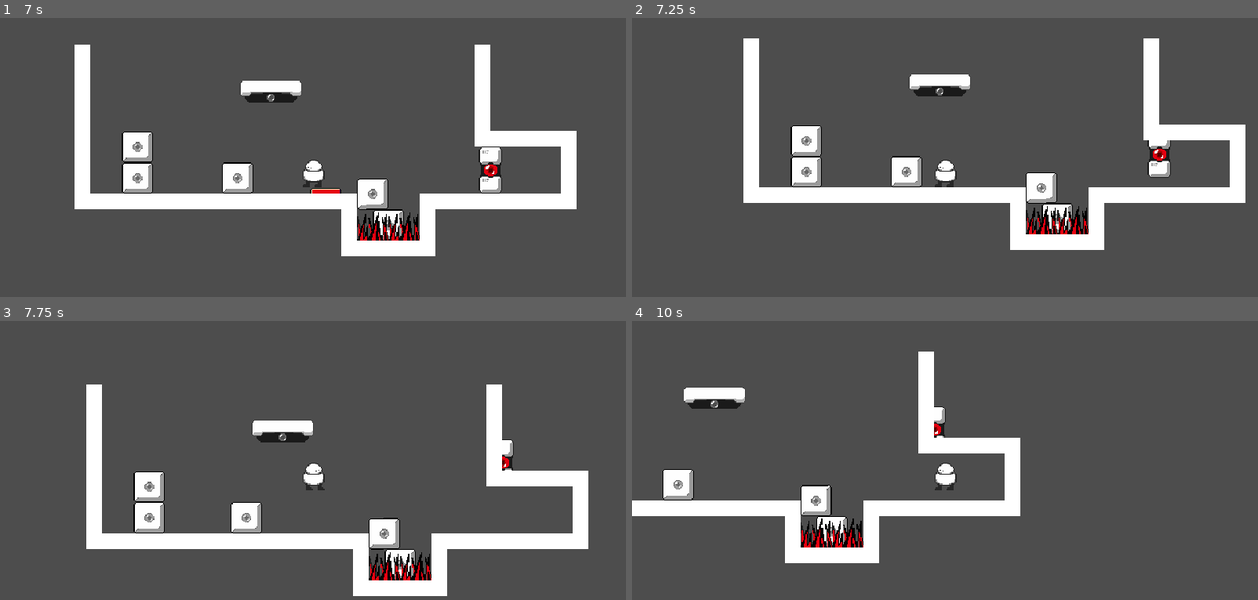
Above: before the commit, frames 1-4 (two rows, left to right).
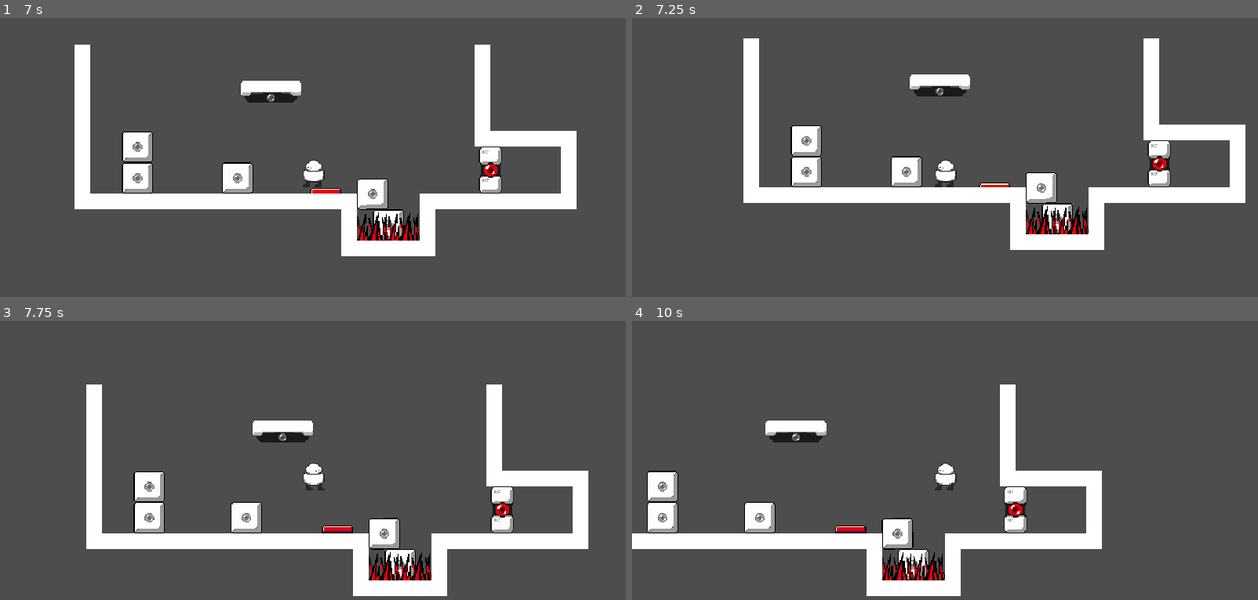
Above: after the commit, the same moments.

Repository: Edmund-Prescott/Insane-O-Odyssey
Game: Godot game, scene res://level scenes/dungeons_1.tscn
The game is run twice, just before and just after one commit, with the same random seed, the same clock (stepped at 60 frames per second) and the same inputs.
Inputs:
- Up to frame 1 (7 s): hold Right (Right) 0.53-2.03 s; tap Space (Jump) at 0.77, 1.52, 3.02, 3.77, 4.52, 6.02, 6.77 s; hold Left (Left) 2.03-2.78 s; hold Right (Right) 2.78-4.28 s; hold Left (Left) 4.28-5.03 s; hold Right (Right) 5.03-5.78 s; hold Left (Left) from 5.78 s (still down)
- Up to frame 2 (7.25 s): keep holding Left (Left)
- Up to frame 3 (7.75 s): release Left (Left) at 7.28 s; hold Right (Right) from 7.28 s (still down); tap Space (Jump) at 7.52 s
- Up to frame 4 (10 s): tap Space (Jump) at 9.02, 9.77 s; release Right (Right) at 9.53 s; hold Left (Left) from 9.53 s (still down)

Frame 1 is identical in both runs. In frame 2, 0.6% of the frame differs, in the area x 55-87%, y 43-61%; in frame 3, 0.9%; in frame 4, 17%, in the area x 0-76%, y 10-99%.

Commit message:
Button Glitch Patch (?)

Diff:
--- a/game/floorbutton.gd
+++ b/game/floorbutton.gd
@@ -17,15 +17,16 @@
 
 func buttonpressed():
 	if is_pushed != true:
+		is_pushed = true
 		animation_player.play("pushed")
 		await animation_player.animation_finished
 		Events.door_open.emit()
-		is_pushed = true
+
 
 
 func _on_detector_body_exited(body):
 	if is_pushed != false:
+		is_pushed = false
 		animation_player.play("unpress")
 		await animation_player.animation_finished
 		Events.door_close.emit()
-		is_pushed = false
--- a/game/floorbutton.tscn
+++ b/game/floorbutton.tscn
@@ -2,6 +2,45 @@
 
 [ext_resource type="Texture2D" uid="uid://dm2cqy2w7x2iq" path="res://assets/game sprites/floorbutton.png" id="1_1i7kd"]
 [ext_resource type="Script" path="res://game/floorbutton.gd" id="1_trlmb"]
+
+[sub_resource type="Animation" id="Animation_px3w1"]
+length = 0.001
+tracks/0/type = "value"
+tracks/0/imported = false
+tracks/0/enabled = true
+tracks/0/path = NodePath("Sprite2D:position")
+tracks/0/interp = 1
+tracks/0/loop_wrap = true
+tracks/0/keys = {
+"times": PackedFloat32Array(0),
+"transitions": PackedFloat32Array(1),
+"update": 0,
+"values": [Vector2(0, -4)]
+}
+tracks/1/type = "value"
+tracks/1/imported = false
+tracks/1/enabled = true
+tracks/1/path = NodePath("CollisionPolygon2D:position")
+tracks/1/interp = 1
+tracks/1/loop_wrap = true
+tracks/1/keys = {
+"times": PackedFloat32Array(0),
+"transitions": PackedFloat32Array(1),
+"update": 0,
+"values": [Vector2(0, 0)]
+}
+tracks/2/type = "value"
+tracks/2/imported = false
+tracks/2/enabled = true
+tracks/2/path = NodePath("Detector/CollisionShape2D:position")
+tracks/2/interp = 1
+tracks/2/loop_wrap = true
+tracks/2/keys = {
+"times": PackedFloat32Array(0),
+"transitions": PackedFloat32Array(1),
+"update": 0,
+"values": [Vector2(0, -5.25)]
+}
 
 [sub_resource type="Animation" id="Animation_3xmac"]
 resource_name = "pushed"
@@ -42,45 +81,6 @@
 "transitions": PackedFloat32Array(1, 1),
 "update": 0,
 "values": [Vector2(0, -5), Vector2(0, 3)]
-}
-
-[sub_resource type="Animation" id="Animation_px3w1"]
-length = 0.001
-tracks/0/type = "value"
-tracks/0/imported = false
-tracks/0/enabled = true
-tracks/0/path = NodePath("Sprite2D:position")
-tracks/0/interp = 1
-tracks/0/loop_wrap = true
-tracks/0/keys = {
-"times": PackedFloat32Array(0),
-"transitions": PackedFloat32Array(1),
-"update": 0,
-"values": [Vector2(0, -4)]
-}
-tracks/1/type = "value"
-tracks/1/imported = false
-tracks/1/enabled = true
-tracks/1/path = NodePath("CollisionPolygon2D:position")
-tracks/1/interp = 1
-tracks/1/loop_wrap = true
-tracks/1/keys = {
-"times": PackedFloat32Array(0),
-"transitions": PackedFloat32Array(1),
-"update": 0,
-"values": [Vector2(0, 0)]
-}
-tracks/2/type = "value"
-tracks/2/imported = false
-tracks/2/enabled = true
-tracks/2/path = NodePath("Detector/CollisionShape2D:position")
-tracks/2/interp = 1
-tracks/2/loop_wrap = true
-tracks/2/keys = {
-"times": PackedFloat32Array(0),
-"transitions": PackedFloat32Array(1),
-"update": 0,
-"values": [Vector2(0, -5.25)]
 }
 
 [sub_resource type="Animation" id="Animation_n2mne"]
--- a/project.godot
+++ b/project.godot
@@ -12,7 +12,7 @@
 
 config/name="Insane-O-Odyssey"
 run/main_scene="res://level scenes/dungeons_1.tscn"
-config/features=PackedStringArray("4.0", "Forward Plus")
+config/features=PackedStringArray("4.1", "Forward Plus")
 config/icon="res://icon.svg"
 
 [autoload]
